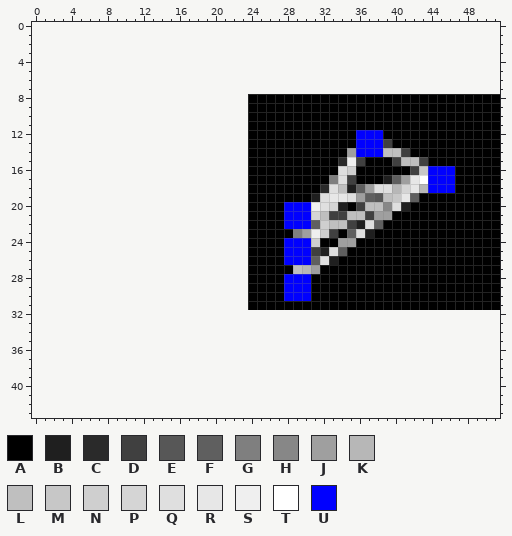
Pixel-art sprite, stored at Render/outputs/0.png. The picture above was drawn from the file before the commit.
The file is 28x24 pixels. Colours within 5 levels of each other are drawn and written as one. The old version is drawn lined up with the new one, on the new canvas.
Palette (. is transparent): A #000000  B #1f1f1f  C #2a2a2a  D #404040  E #575757  F #5f5f5f  G #7f7f7f  H #878787  J #9f9f9f  K #b7b7b7  L #bfbfbf  M #c7c7c7  N #cfcfcf  P #d5d5d5  Q #dfdfdf  R #e7e7e7  S #efefef  T #ffffff  U #0000ff
Pixels before, first column x 24:
 8 AAAAAAAAAAAAAAAAAAAAAAAAAAAA
 9 AAAAAAAAAAAAAAAAAAAAAAAAAAAA
10 AAAAAAAAAAAAAAAAAAAAAAAAAAAA
11 AAAAAAAAAAAAAAAAAAAAAAAAAAAA
12 AAAAAAAAAAAAUUUAAAAAAAAAAAAA
13 AAAAAAAAAAAAUUUDAAAAAAAAAAAA
14 AAAAAAAAAAAJUUULLDAAAAAAAAAA
15 AAAAAAAAAACSDAAADLLDAAAAAAAA
16 AAAAAAAAAAQNAAAAAADMUUUAAAAA
17 AAAAAAAAAGQDAAABFJRTUUUAAAAA
18 AAAAAAAACQLBFJQQKPRKUUUAAAAA
19 AAAAAAABQRRQJFELMRFAAAAAAAAA
20 AAAAUUUSQPBADLLHQBAAAAAAAAAA
21 AAAAUUUPLDDLLDJJAAAAAAAAAAAA
22 AAAAUUUFNLLDBQFAAAAAAAAAAAAA
23 AAAAAGJSNDAFQBAAAAAAAAAAAAAA
24 AAAAUUUNAAJJAAAAAAAAAAAAAAAA
25 AAAAUUUDBQFAAAAAAAAAAAAAAAAA
26 AAAAUUUFQBAAAAAAAAAAAAAAAAAA
27 AAAAALKJAAAAAAAAAAAAAAAAAAAA
28 AAAAUUUAAAAAAAAAAAAAAAAAAAAA
29 AAAAUUUAAAAAAAAAAAAAAAAAAAAA
30 AAAAUUUAAAAAAAAAAAAAAAAAAAAA
31 AAAAAAAAAAAAAAAAAAAAAAAAAAAA
The same view after the edit:
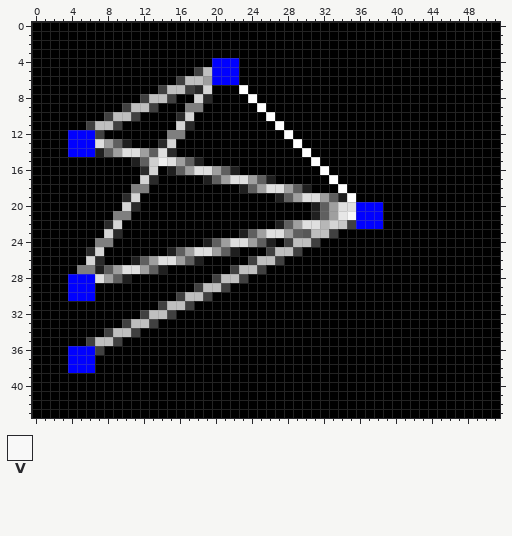
Colours new in this view: V #f8f8f8
Change:
canvas 28x24 -> 52x44, the old top-left corner now at 24,8
Changed rows in their new state; - is an unchanged pixel.
first column x 0:
 0 AAAAAAAAAAAAAAAAAAAAAAAAAAAAAAAAAAAAAAAAAAAAAAAAAAAA
 1 AAAAAAAAAAAAAAAAAAAAAAAAAAAAAAAAAAAAAAAAAAAAAAAAAAAA
 2 AAAAAAAAAAAAAAAAAAAAAAAAAAAAAAAAAAAAAAAAAAAAAAAAAAAA
 3 AAAAAAAAAAAAAAAAAAAAAAAAAAAAAAAAAAAAAAAAAAAAAAAAAAAA
 4 AAAAAAAAAAAAAAAAAAAAUUUAAAAAAAAAAAAAAAAAAAAAAAAAAAAA
 5 AAAAAAAAAAAAAAAAAADLUUUAAAAAAAAAAAAAAAAAAAAAAAAAAAAA
 6 AAAAAAAAAAAAAAAADLLJUUUAAAAAAAAAAAAAAAAAAAAAAAAAAAAA
 7 AAAAAAAAAAAAAADLLDCPAAATAAAAAAAAAAAAAAAAAAAAAAAAAAAA
 8 AAAAAAAAAAAADLLDAAPCAAAAT---------------------------
 9 AAAAAAAAAADLLDAAAGGAAAAA-T--------------------------
10 AAAAAAAADLLDAAAACPAAAAAA--T-------------------------
11 AAAAAADLLDAAAAAAPCAAAAAA---T------------------------
12 AAAAUUUDAAAAAAAGGAAAAAAA----T-------AAA-------------
13 AAAAUUUQJFBAAACPAAAAAAAA-----T------AAAA------------
14 AAAAUUUBFJQQJFQCAAAAAAAA------T----AAAAAAA----------
15 AAAAAAAAAAABFNSQJFBAAAAA-------T--AAA---AAAA--------
16 AAAAAAAAAAAACPABFJQQJFBA--------T-AA------AAAAA-----
17 AAAAAAAAAAAAPCAAAAABFJQQJFB------TAA---AAAAAAAA-----
18 AAAAAAAAAAAGGAAAAAAAAAABFJQQJFB-AATAAAAAAAAAAAA-----
19 AAAAAAAAAACPAAAAAAAAAAAA---BFJQQJFBTAAAAAAA---------
20 AAAAAAAAAAPCAAAAAAAAAAAA----AAABFJQQUUUAAA----------
21 AAAAAAAAAGGAAAAAAAAAAAAA----AAABFJRVUUUA------------
22 AAAAAAAACPAAAAAAAAAAAAAA---BFJQQKPM-UUU-------------
23 AAAAAAAAPCAAAAAAAAAAAAABFJQQJFELL--AAA--------------
24 AAAAAAAGGAAAAAAAAAABFJQQJFB-DLLD--AA----------------
25 AAAAAACPAAAAAAABFJQQJFBA--DLLDAAAAA-----------------
26 AAAAAAPCAAABFJQQJFBAAAAADLLDAAAAAA------------------
27 AAAAAGGBFJQQJFBAAAAAAADLLD---AAA--------------------
28 AAAAUUUQJFBAAAAAAAAADLLD----AAA---------------------
29 AAAAUUUAAAAAAAAAAADLLDAA----AAA---------------------
30 AAAAUUUAAAAAAAAADLLDAAAA----AAA---------------------
31 AAAAAAAAAAAAAADLLDAAAAAA----------------------------
32 AAAAAAAAAAAADLLDAAAAAAAAAAAAAAAAAAAAAAAAAAAAAAAAAAAA
33 AAAAAAAAAADLLDAAAAAAAAAAAAAAAAAAAAAAAAAAAAAAAAAAAAAA
34 AAAAAAAADLLDAAAAAAAAAAAAAAAAAAAAAAAAAAAAAAAAAAAAAAAA
35 AAAAAADLLDAAAAAAAAAAAAAAAAAAAAAAAAAAAAAAAAAAAAAAAAAA
36 AAAAUUUDAAAAAAAAAAAAAAAAAAAAAAAAAAAAAAAAAAAAAAAAAAAA
37 AAAAUUUAAAAAAAAAAAAAAAAAAAAAAAAAAAAAAAAAAAAAAAAAAAAA
38 AAAAUUUAAAAAAAAAAAAAAAAAAAAAAAAAAAAAAAAAAAAAAAAAAAAA
39 AAAAAAAAAAAAAAAAAAAAAAAAAAAAAAAAAAAAAAAAAAAAAAAAAAAA
40 AAAAAAAAAAAAAAAAAAAAAAAAAAAAAAAAAAAAAAAAAAAAAAAAAAAA
41 AAAAAAAAAAAAAAAAAAAAAAAAAAAAAAAAAAAAAAAAAAAAAAAAAAAA
42 AAAAAAAAAAAAAAAAAAAAAAAAAAAAAAAAAAAAAAAAAAAAAAAAAAAA
43 AAAAAAAAAAAAAAAAAAAAAAAAAAAAAAAAAAAAAAAAAAAAAAAAAAAA
Changed places in both pictures, as pixel boxes (x1, y1, x2, y2):
changed: (32, 22, 500, 418)
